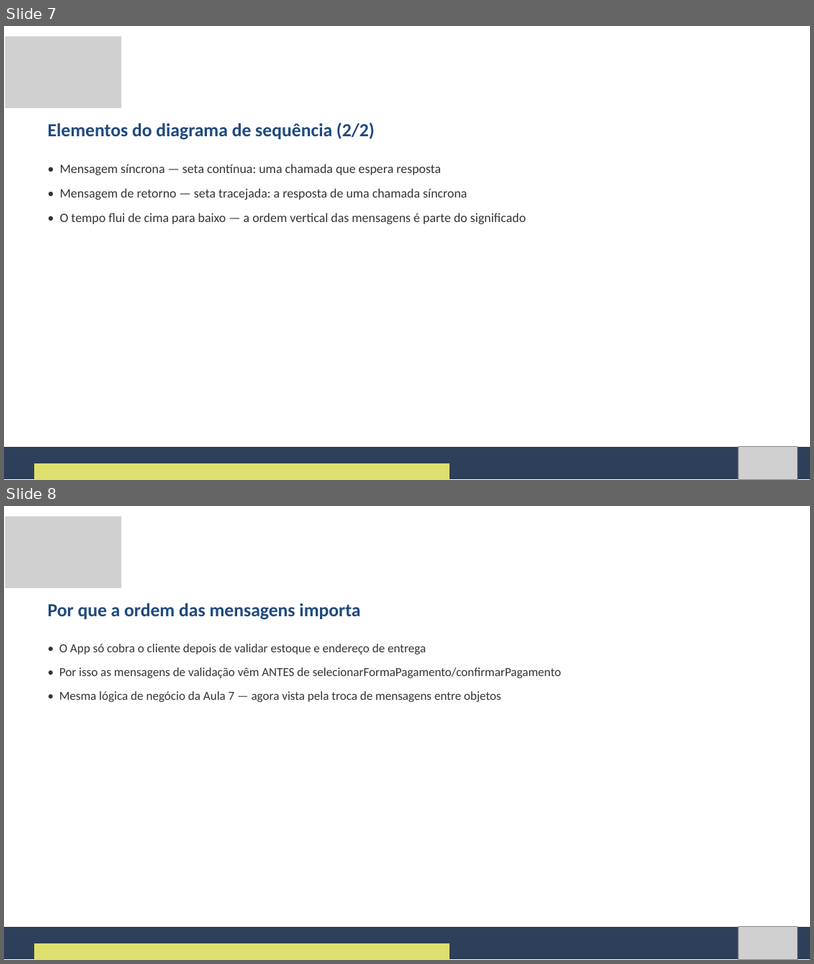
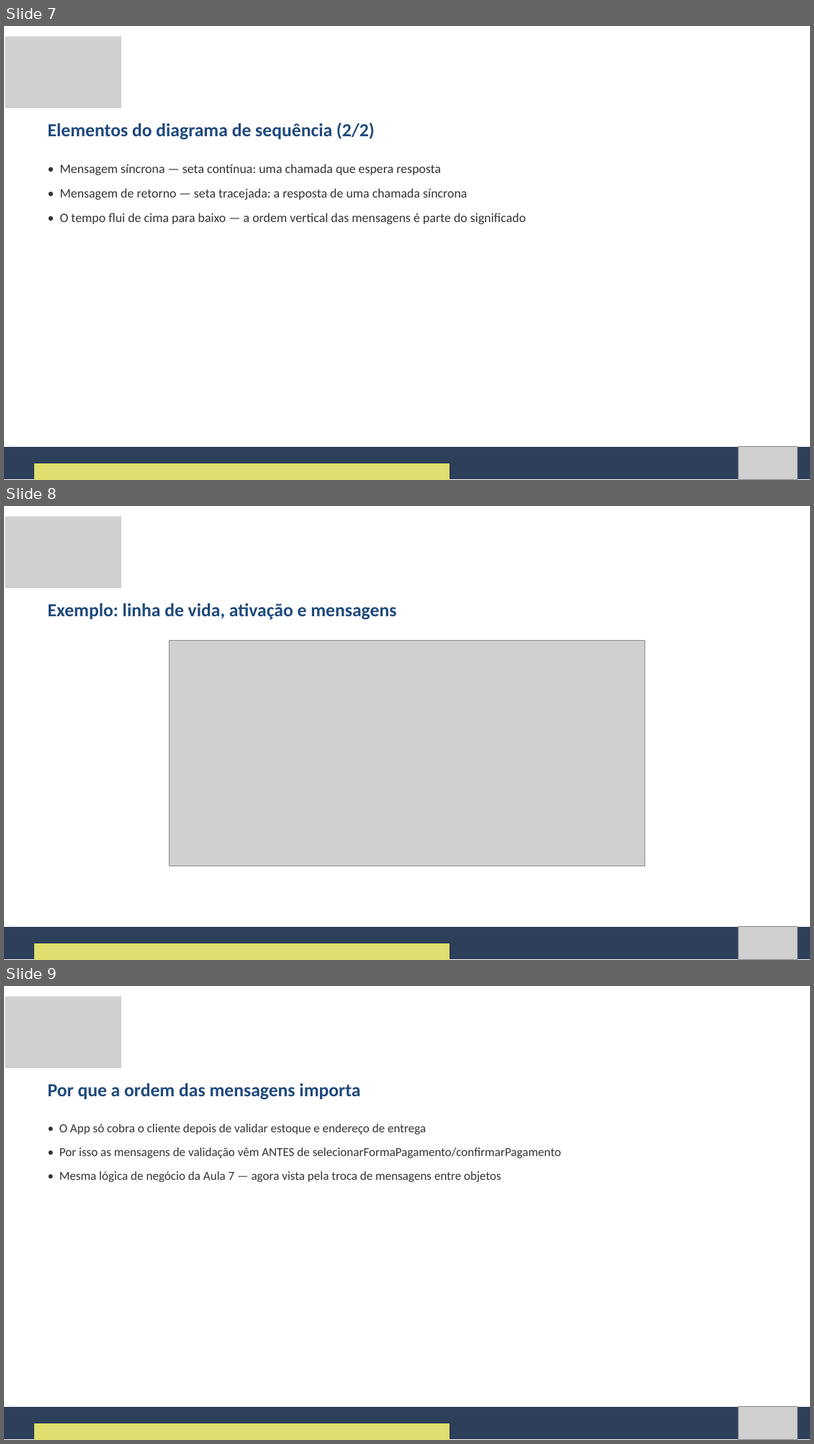
Before and after one commit to Natan20/Curso-Modelagem-De-Sistemas-Material, a slide deck: Aula 08 - 09-10-2026/Aula 8 - Slides.pptx. Shown one above the other, each under a label of ours: slides 7 and 8 before the commit, slides 7, 8 and 9 after it. The pictures are 814x964 and 814x1444 pixels, drawn with LibreOffice and Linux fonts; fonts in the diff are those of the drawing; grey boxes stand for pictures. Boxes give left, top, right and bottom in pixels: in the first picture for what was removed or moved away, otherwise in the second. Text is boxed around its words. In the diff, an @@ line names an element or a change of style, - is before the commit and + after.

```diff
--- a/Aula 08 - 09-10-2026/Aula 8 - Slides.pptx
+++ b/Aula 08 - 09-10-2026/Aula 8 - Slides.pptx
@@ slide 8 added at (4, 506, 810, 960), background #FFFFFF @@
@@ picture added at (5, 517, 121, 588) @@
@@ text added at (48, 603, 396, 620), 33 pt, text #1F497D, bold @@
+Exemplo: linha de vida, ativação e mensagens
@@ picture added at (170, 641, 645, 866) @@
@@ freeform shape added at (4, 926, 810, 959), fill #2E4059 @@
@@ picture added at (738, 926, 798, 959) @@
@@ freeform shape added at (34, 944, 450, 960), fill #DFDF6F @@
@@ what was slide 8 is now slide 9 @@
```
Also in this commit, not shown: 2 other slides added, 18 other files.
